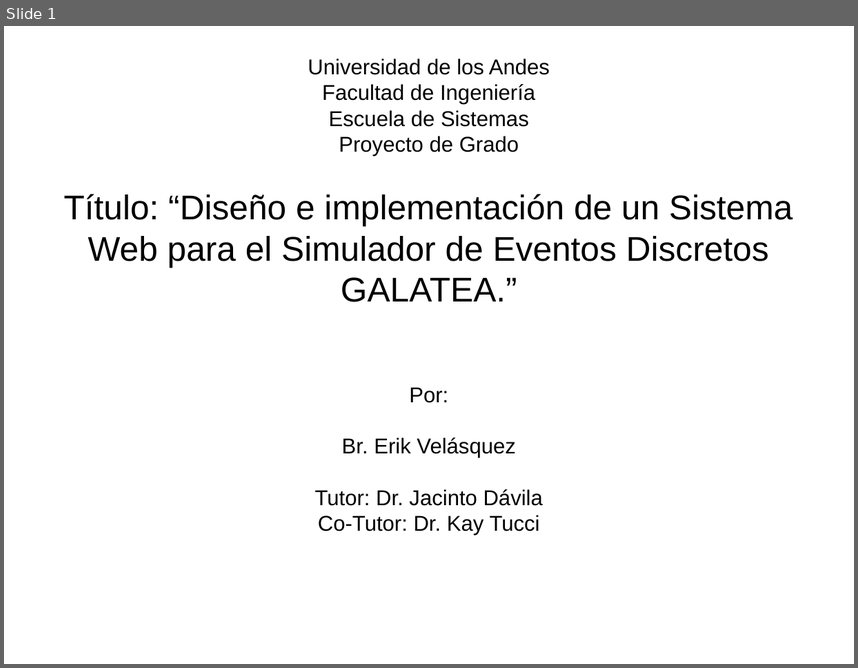
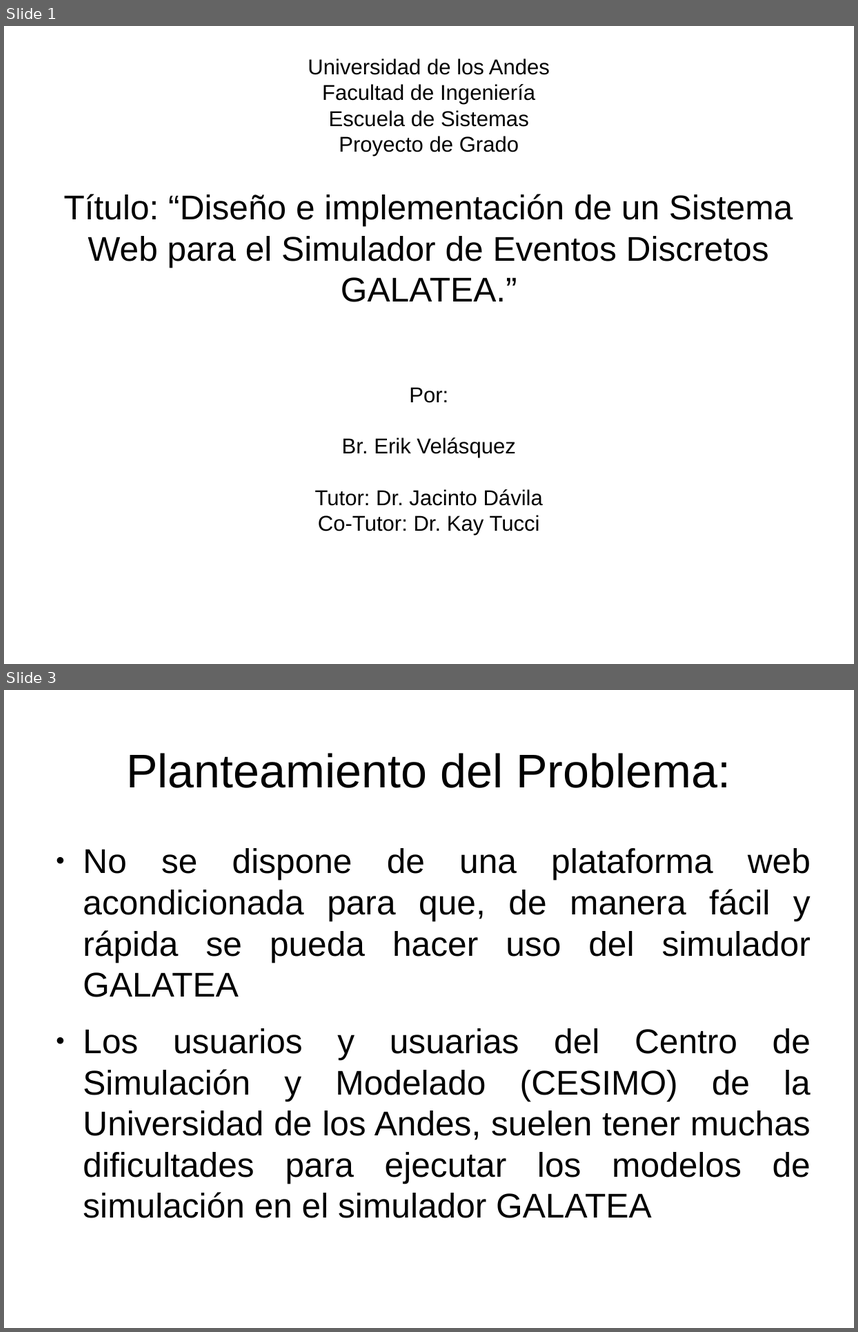
Before and after one commit to velasquezerik/tesis-doc, a slide deck: Presentacion/Presentacion Tesis.odp. Shown one above the other, each under a label of ours: slide 1 before the commit, slides 1 and 3 after it; the slides between them are not shown. The pictures are 858x668 and 858x1332 pixels, drawn with LibreOffice and Linux fonts; fonts in the diff are those of the drawing. Boxes give left, top, right and bottom in pixels: in the first picture for what was removed or moved away, otherwise in the second. Text is boxed around its words. In the diff, an @@ line names an element or a change of style, - is before the commit and + after.

```diff
--- a/Presentacion/Presentacion Tesis.odp
+++ b/Presentacion/Presentacion Tesis.odp
@@ slide 3 added at [4,690,854,1328], background #FFFFFF @@
@@ title added at [126,753,731,788], 44 pt, text #000000 @@
+Planteamiento del Problema:
@@ text added at [83,848,811,1218], 32 pt, text #000000 @@
+● No se dispone de una plataforma web acondicionada para que, de manera fácil y rápida se pueda hacer uso del simulador GALATEA
+● Los usuarios y usuarias del Centro de Simulación y Modelado (CESIMO) de la Universidad de los Andes, suelen tener muchas dificultades para ejecutar los modelos de simulación en el simulador GALATEA
```
Also in this commit, not shown: 17 other slides added, 7 other files.
